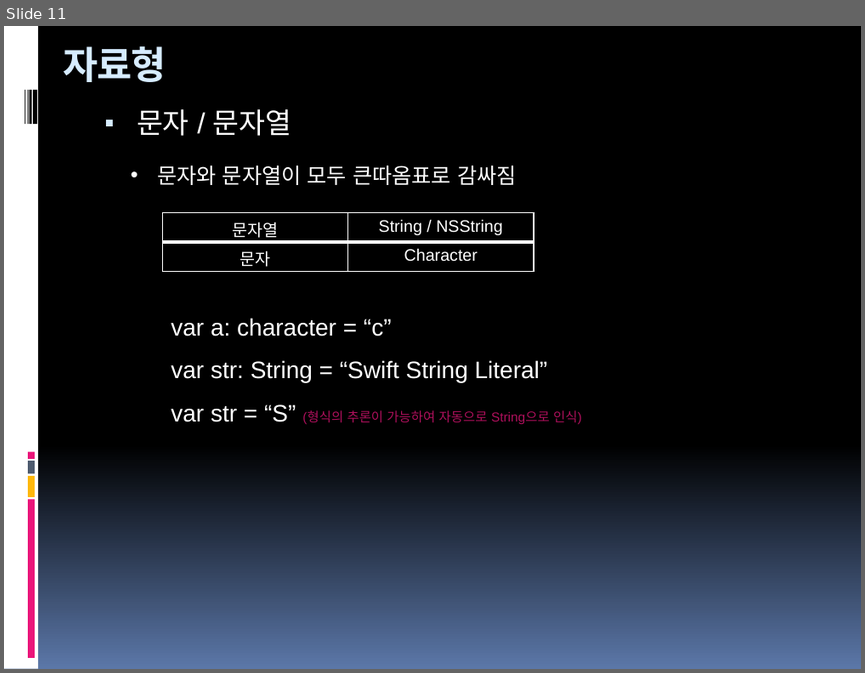
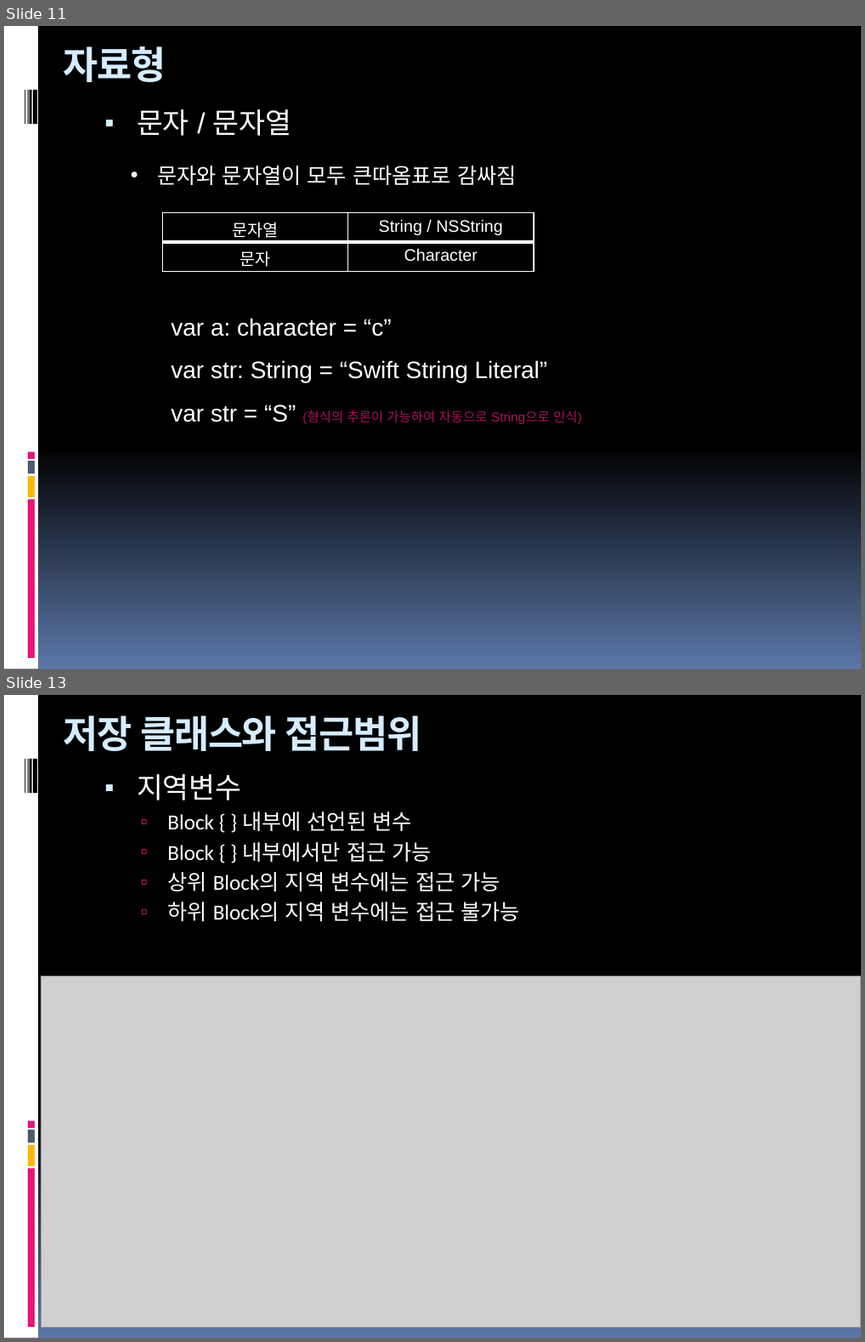
Before and after one commit to hounga13/helloSwift, a slide deck: Swift세미나자료.pptx. Shown one above the other, each under a label of ours: slide 11 before the commit, slides 11 and 13 after it; the slides between them are not shown. The pictures are 865x673 and 865x1342 pixels, drawn with LibreOffice and Linux fonts; fonts in the diff are those of the drawing; grey boxes stand for pictures. Boxes give left, top, right and bottom in pixels: in the first picture for what was removed or moved away, otherwise in the second. Text is boxed around its words. In the diff, an @@ line names an element or a change of style, - is before the commit and + after.

```diff
--- a/Swift세미나자료.pptx
+++ b/Swift세미나자료.pptx
@@ slide 13 added at <box>4,695,861,1338</box>, background gradient #000000 to #5B77A8; not listed: 9 template elements that a slide beside it also shows @@
@@ title added at <box>63,715,422,751</box>, 32 pt, text #D6ECFF, bold @@
+저장 클래스와 접근범위
@@ text added at <box>137,774,521,921</box>, 18 pt, text #FFFFFF @@
+▪ 지역변수
+  ▫ Block { } 내부에 선언된 변수
+  ▫ Block { } 내부에서만 접근 가능
+  ▫ 상위 Block의 지역 변수에는 접근 가능
+  ▫ 하위 Block의 지역 변수에는 접근 불가능
@@ picture added at <box>41,976,861,1327</box> @@
```
Also in this commit, not shown: 2 slides changed, 18 other slides added.
